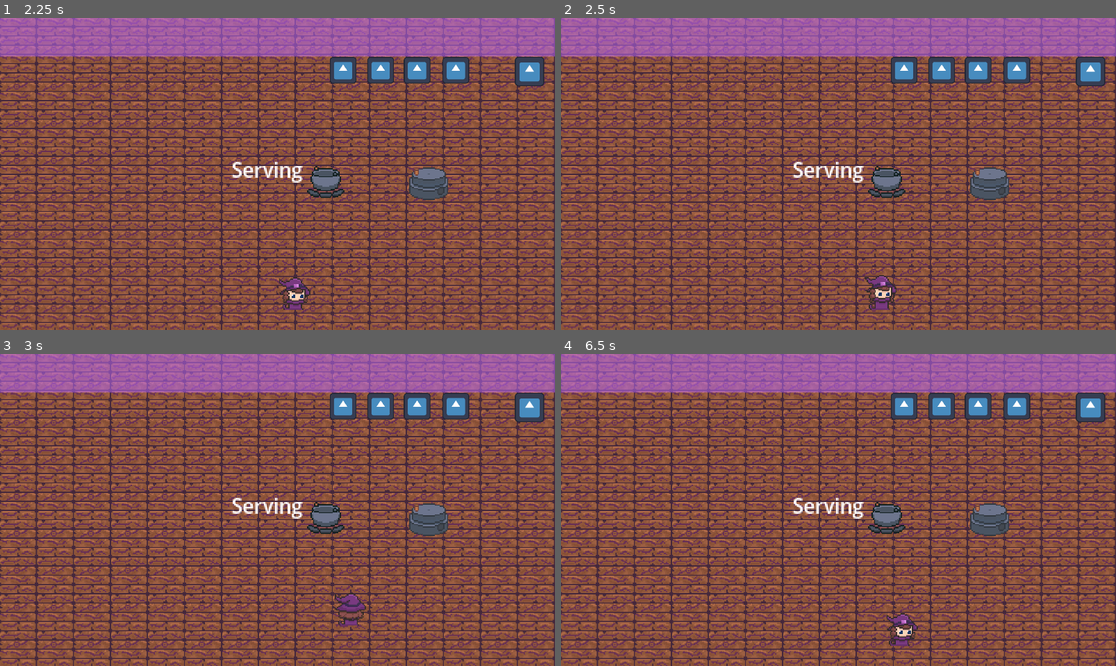
Above: before the commit, frames 1-4 (two rows, left to right).
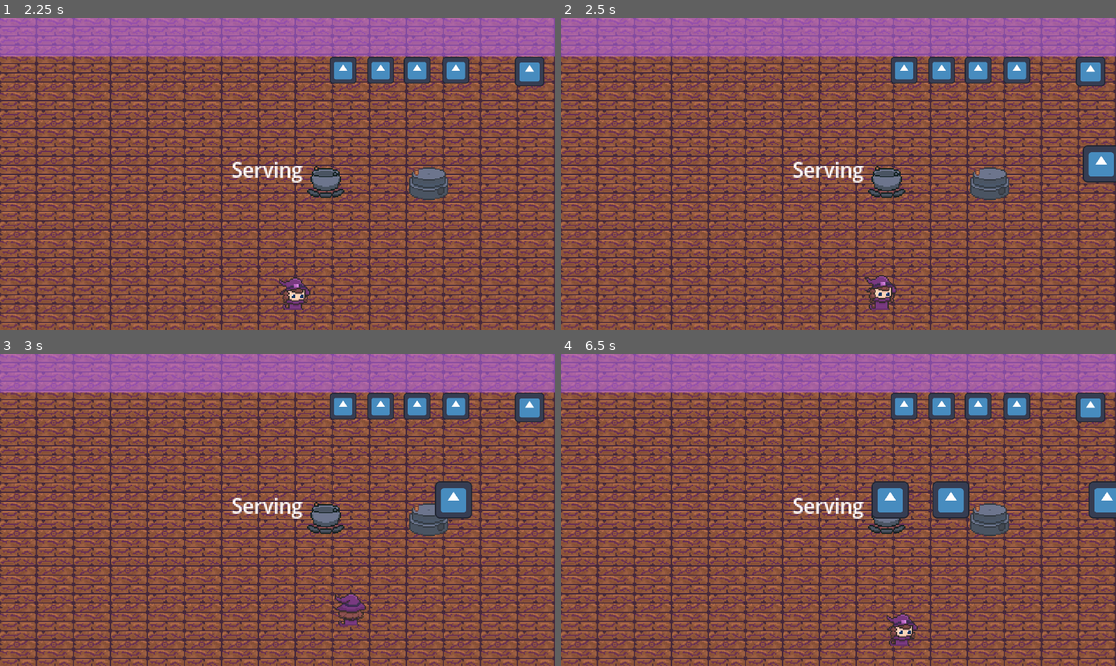
Above: after the commit, the same moments.

Repository: Yatagarasu163/apothecary-allergies
Game: Godot game, scene res://Assets/Scenes/testing_scene.tscn
Two runs of this game, one before a commit and one after it. Both use one fixed random seed, a clock stepped at 60 frames per second and the inputs below. The engine's default icon, where the game draws it, is replaced by a stand-in: a white triangle on a blue panel in a dark square.
Inputs:
- Up to frame 1 (2.25 s): tap Enter at 0.5 s; hold D (WalkRight) 0.53-1.28 s; tap E (Add) at 0.6 s; hold S (WalkDown) 1.28-2.03 s; tap Space (Dash) at 1.35 s; hold D (WalkRight) from 2.03 s (still down); tap F (Interact) at 2.1 s
- Up to frame 2 (2.5 s): keep holding D (WalkRight)
- Up to frame 3 (3 s): release D (WalkRight) at 2.78 s; hold W (WalkUp) from 2.78 s (still down); tap E (Add) at 2.85 s
- Up to frame 4 (6.5 s): release W (WalkUp) at 3.53 s; hold A (WalkLeft) 3.53-5.03 s; tap one key every 0.75 s from 3.6 s: Space (Dash) F (Interact) E (Add) Space (Dash); hold S (WalkDown) 5.03-5.78 s; hold D (WalkRight) from 5.78 s (still down)

Frame 1 is identical in both runs. In frame 2, 0.7% of the frame differs, in the area x 93-100%, y 40-53%; in frame 3, 0.7%; in frame 4, 2.0%, in the area x 55-100%, y 40-53%.

Commit message:
Patient
Now patient will queue up at the serving area but the position still not sure yet. Need waiting my slave confirm the position to me. Ya my slave is Narish

Diff:
--- a/Assets/Prefabs/patient.tscn
+++ b/Assets/Prefabs/patient.tscn
@@ -22,7 +22,7 @@
 [sub_resource type="RectangleShape2D" id="RectangleShape2D_hr5m6"]
 
 [sub_resource type="RectangleShape2D" id="RectangleShape2D_tkxci"]
-size = Vector2(14.601725, 20)
+size = Vector2(14.601727, 20)
 
 [node name="Patient" type="Node2D" unique_id=1386610887]
 texture_filter = 3
@@ -37,6 +37,7 @@
 animation = &"idle"
 
 [node name="CollisionShape2D" type="CollisionShape2D" parent="CharacterBody2D" unique_id=721830994]
+scale = Vector2(6.402699, 6.402699)
 shape = SubResource("RectangleShape2D_hr5m6")
 
 [node name="ChatBubble" parent="." unique_id=629623447 instance=ExtResource("2_7hvhy")]
@@ -56,4 +57,4 @@
 offset_right = 26.0
 offset_bottom = -149.0
 
-[connection signal="body_entered" from="Area2D" to="Area2D" method="_on_body_entered"]
+[connection signal="body_entered" from="Area2D" to="." method="_on_area_2d_body_entered"]
--- a/Assets/Scenes/testing_scene.tscn
+++ b/Assets/Scenes/testing_scene.tscn
@@ -8,6 +8,7 @@
 [ext_resource type="PackedScene" uid="uid://c8g1k6fsab7t8" path="res://Assets/Prefabs/Camera.tscn" id="5_rpgfy"]
 [ext_resource type="PackedScene" uid="uid://cvvf61erirt5j" path="res://Assets/Prefabs/Stations/Crate.tscn" id="6_03ung"]
 [ext_resource type="PackedScene" uid="uid://b7yo08pgjog3l" path="res://Assets/Prefabs/Stations/Boiler.tscn" id="8_mepfo"]
+[ext_resource type="PackedScene" uid="uid://dvrksvj06ahdt" path="res://Assets/Prefabs/patient_spawner.tscn" id="8_p7uqy"]
 
 [sub_resource type="RectangleShape2D" id="RectangleShape2D_4h7gu"]
 size = Vector2(31.050001, 20)
@@ -133,6 +134,8 @@
 scale = Vector2(90, 50)
 shape = SubResource("RectangleShape2D_j6xku")
 
+[node name="Patient_Spawner" parent="." unique_id=187455173 instance=ExtResource("8_p7uqy")]
+
 [node name="TileMapLayer" type="TileMapLayer" parent="." unique_id=1442782922]
 z_index = -5
 scale = Vector2(4, 4)
--- a/Assets/Scripts/Patient Scripts/patient.gd
+++ b/Assets/Scripts/Patient Scripts/patient.gd
@@ -8,7 +8,6 @@
 
 # Called when the node enters the scene tree for the first time.
 func _ready() -> void:
-	add_to_group("Patient")
 	chat_bubble.visible = false
 	label.visible = false
 
